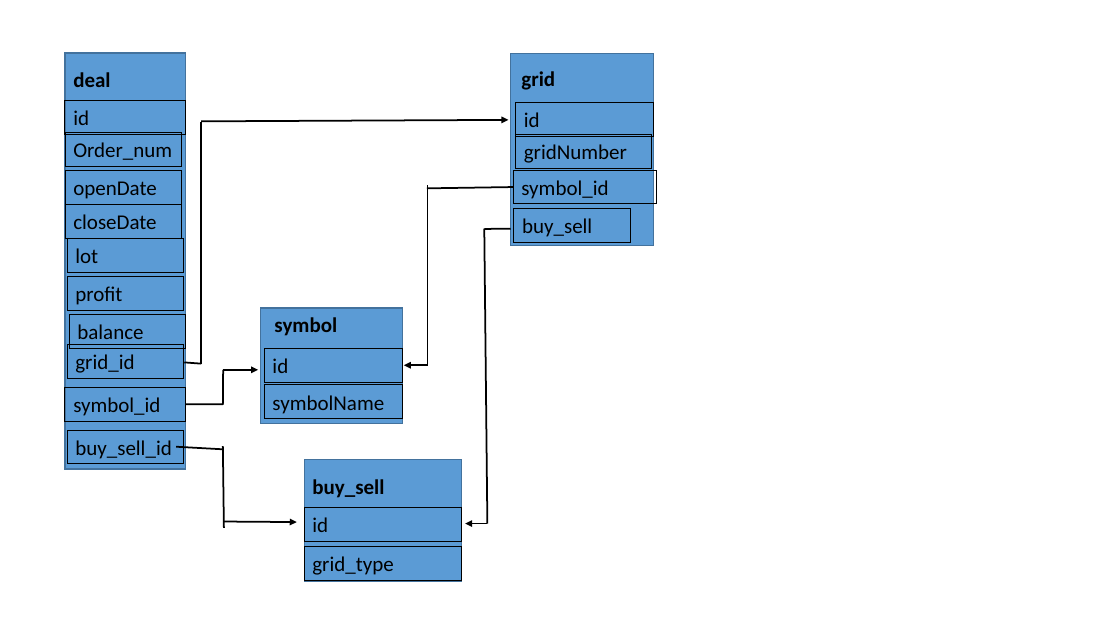
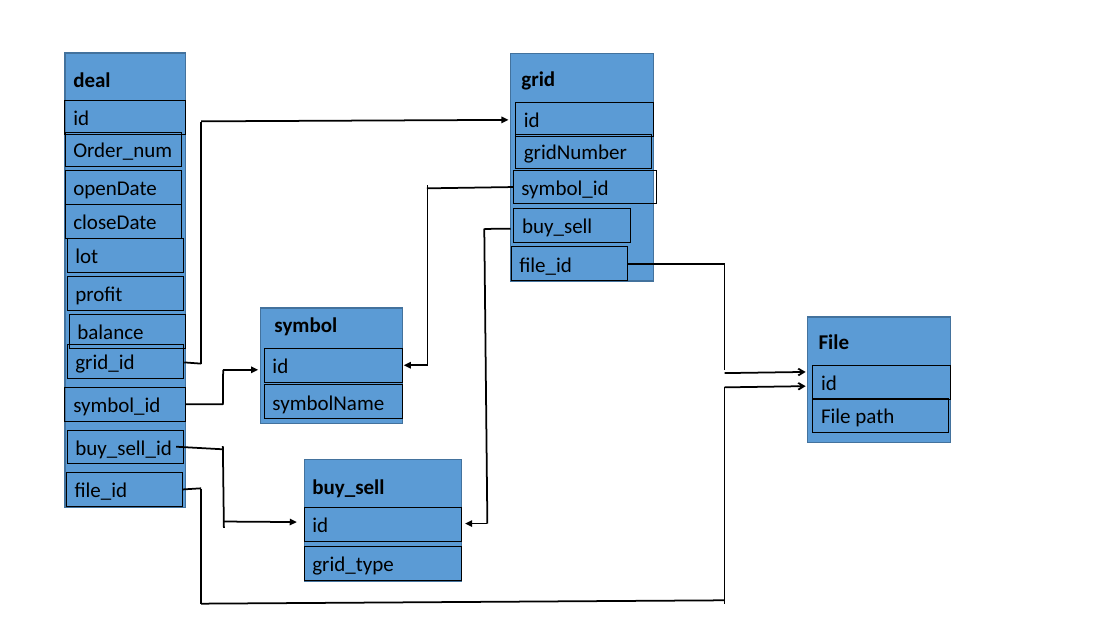
Before and after one commit to EvgeniyJarsky/MartinAnalyzer, a slide deck: slide 1 of database/block.pptx. Drawn at 1120x630 pixels with LibreOffice and Linux fonts; fonts in the diff are those of the drawing. Boxes give left, top, right and bottom in pixels: in the first picture for what was removed or moved away, otherwise in the second. Text is boxed around its words. In the diff, an @@ line names an element or a change of style, - is before the commit and + after.

```diff
--- a/database/block.pptx
+++ b/database/block.pptx
@@ rectangle: place and size @@
-rectangle at (65, 53, 186, 469)
+rectangle at (65, 53, 186, 507)
@@ rectangle: place and size @@
-rectangle at (511, 54, 654, 246)
+rectangle at (511, 54, 654, 281)
@@ rectangle added at (511, 247, 628, 281), outline #000000 0.75 pt, 18 pt, text #000000 @@
+file_id
@@ line added from (628, 264) to (725, 264), #000000 1.5 pt @@
@@ line added from (725, 370) to (725, 264), #000000 1.5 pt @@
@@ arrow added from (725, 387) to (806, 386), #000000 1.5 pt @@
@@ line added from (725, 387) to (725, 604), #000000 1.5 pt @@
@@ arrow added from (725, 373) to (806, 372), #000000 1.5 pt @@
@@ group added at (808, 317, 951, 442): 3 rectangles, 1 text @@
+File
+id
+File path
@@ rectangle added at (66, 473, 183, 507), outline #000000 0.75 pt, 18 pt, text #000000 @@
+file_id
@@ line added from (183, 490) to (202, 488), #000000 1.5 pt @@
@@ line added from (202, 490) to (202, 604), #000000 1.5 pt @@
@@ line added from (202, 604) to (725, 601), #000000 1.5 pt @@
```
Also in this commit, not shown: 15 other files.
